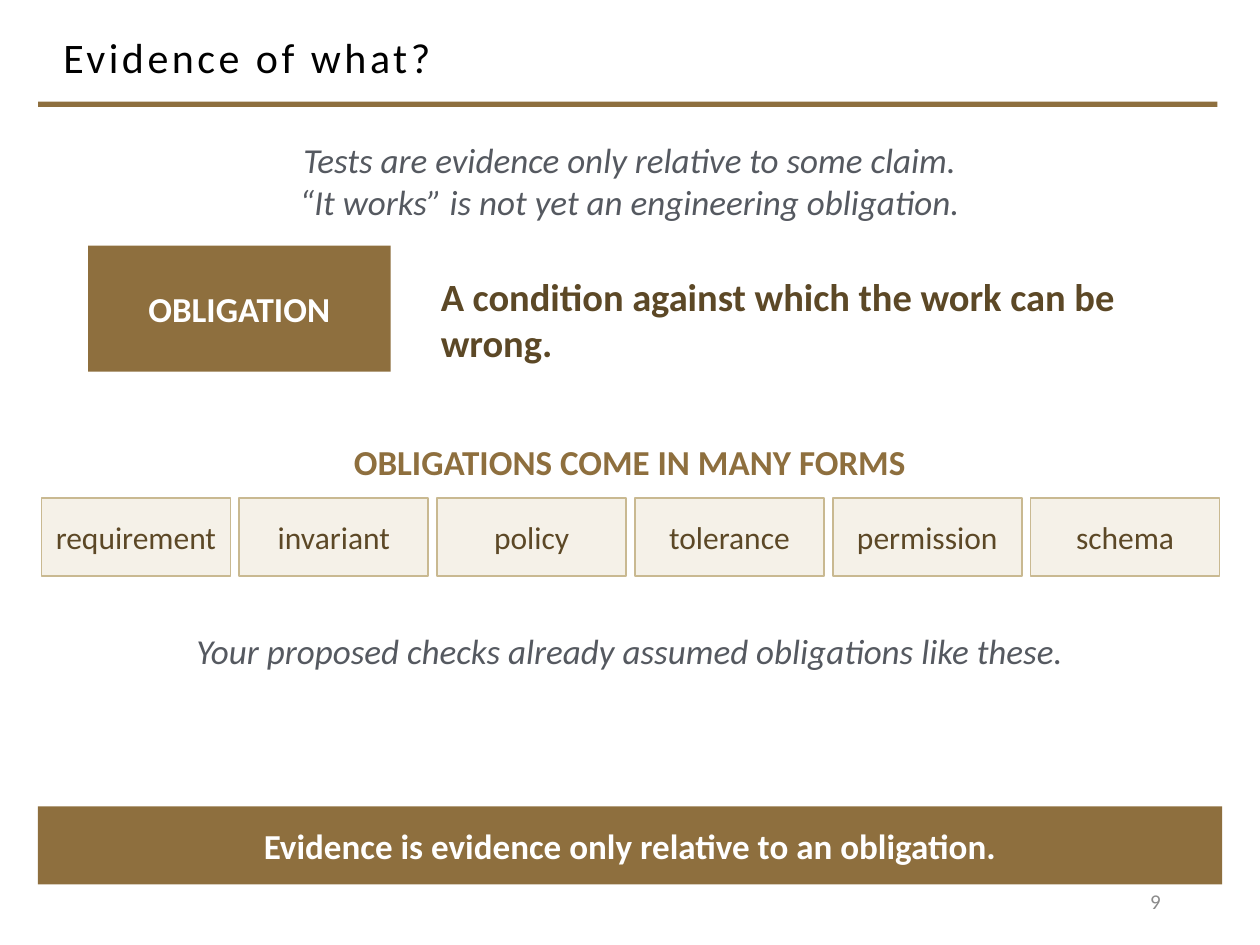
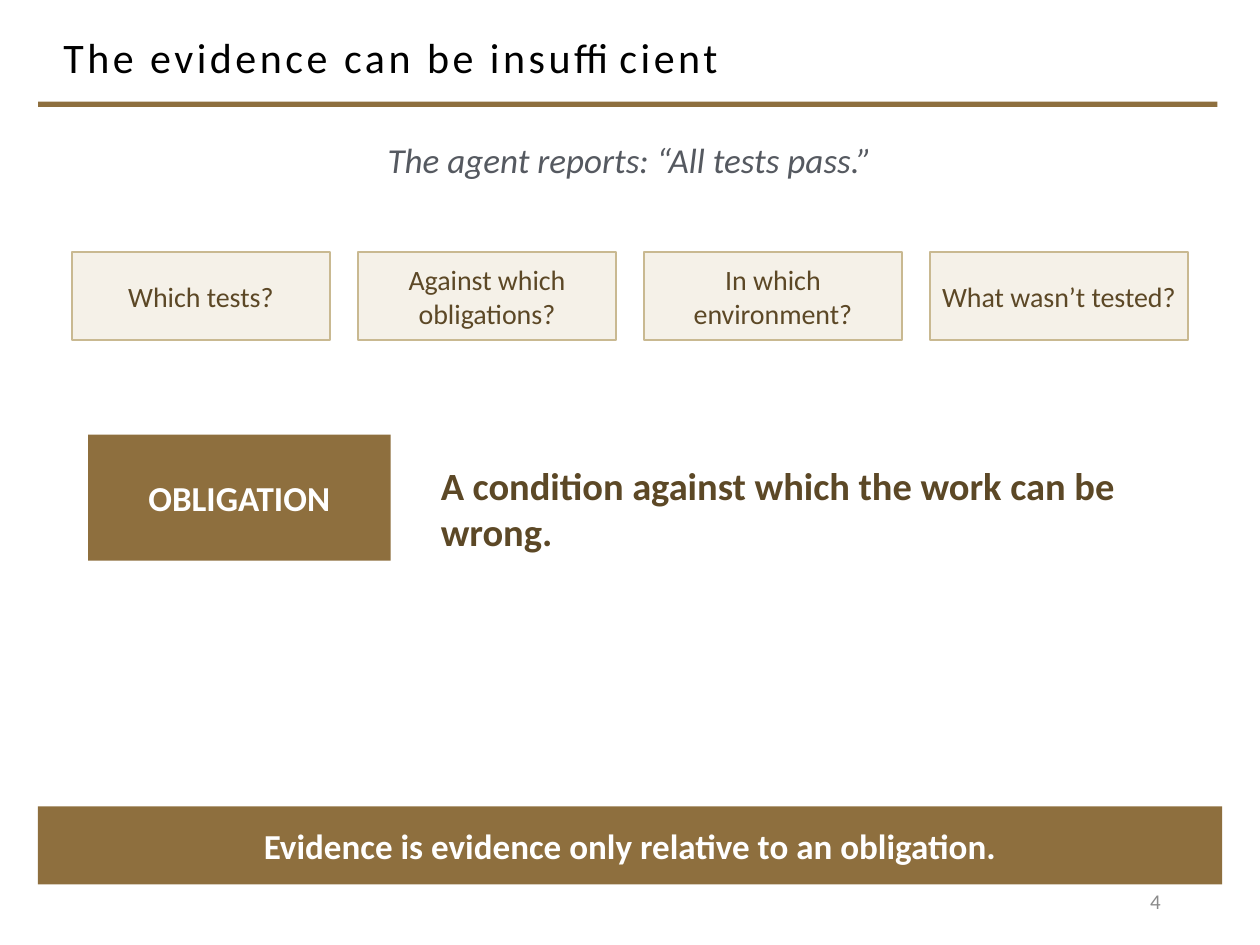
Before and after one commit to davisjam/model-based-agentic-software-engineering, a slide deck: slide 4 of course/lectures/act-2-delegation-and-control/03-alignment/2-3-Alignment.pptx (slide 9 before the commit). Drawn at 1260x945 pixels with LibreOffice and Linux fonts; fonts in the diff are those of the drawing; background and template pictures are left out. Boxes give left, top, right and bottom in pixels: in the first picture for what was removed or moved away, otherwise in the second. Text is boxed around its words. In the diff, an @@ line names an element or a change of style, - is before the commit and + after.

```diff
--- a/course/lectures/act-2-delegation-and-control/03-alignment/2-3-Alignment.pptx
+++ b/course/lectures/act-2-delegation-and-control/03-alignment/2-3-Alignment.pptx
@@ title at <box>63,43,473,74</box>: text changed @@
-Evidence of what?
+The evidence can be insufficient
@@ text at <box>388,148,871,179</box>: text changed @@
-Tests are evidence only relative to some claim.
-“It works” is not yet an engineering obligation.
+The agent reports: “All tests pass.”
@@ rectangle added at <box>72,252,330,340</box>, fill #F5F1E8, outline #C9B991 1 pt, 16 pt, text #5C4826 @@
+Which tests?
@@ rectangle added at <box>358,252,616,340</box>, fill #F5F1E8, outline #C9B991 1 pt, 16 pt, text #5C4826 @@
+Against which obligations?
@@ rectangle added at <box>644,252,902,340</box>, fill #F5F1E8, outline #C9B991 1 pt, 16 pt, text #5C4826 @@
+In which environment?
@@ rectangle added at <box>930,252,1188,340</box>, fill #F5F1E8, outline #C9B991 1 pt, 16 pt, text #5C4826 @@
+What wasn’t tested?
@@ rectangle "OBLIGATION": place and size @@
-rectangle "OBLIGATION" at <box>88,246,391,372</box>
+rectangle "OBLIGATION" at <box>88,435,391,561</box>
@@ text removed at <box>354,452,905,476</box> @@
-OBLIGATIONS COME IN MANY FORMS
@@ text "A condition against which the ...": place and size @@
-text "A condition against which the ..." at <box>441,284,1114,364</box>
+text "A condition against which the ..." at <box>441,473,1114,553</box>
@@ rectangle removed at <box>42,498,231,576</box> @@
-requirement
@@ rectangle removed at <box>239,498,428,576</box> @@
-invariant
@@ rectangle removed at <box>437,498,626,576</box> @@
-policy
@@ rectangle removed at <box>635,498,824,576</box> @@
-tolerance
@@ rectangle removed at <box>833,498,1022,576</box> @@
-permission
@@ rectangle removed at <box>1031,498,1220,576</box> @@
-schema
@@ text removed at <box>196,639,1063,670</box> @@
-Your proposed checks already assumed obligations like these.
@@ page number at <box>1150,895,1161,909</box>: text changed @@
-9
+4
```
Also in this commit, not shown: 13 other slides changed, 7 slides removed.
